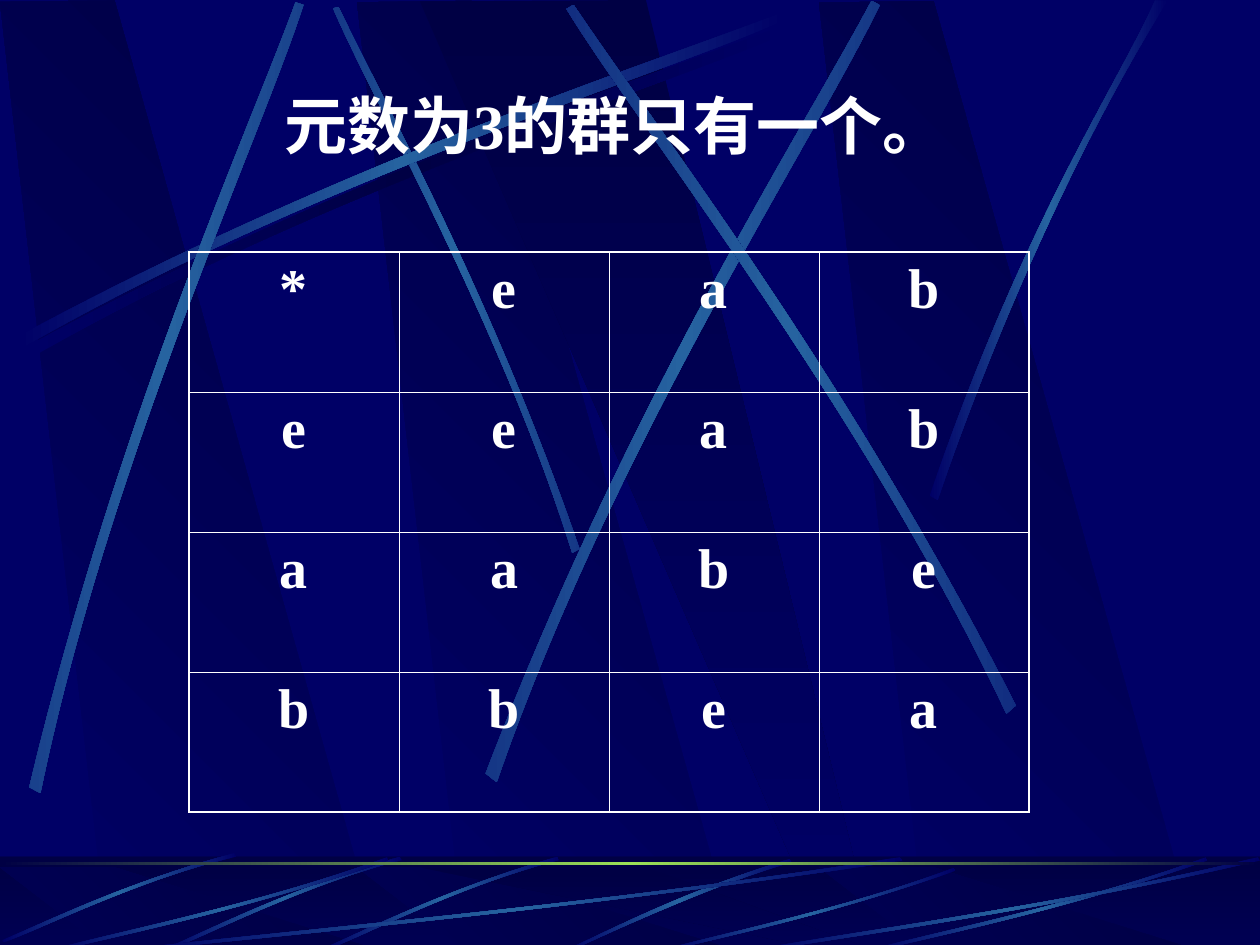
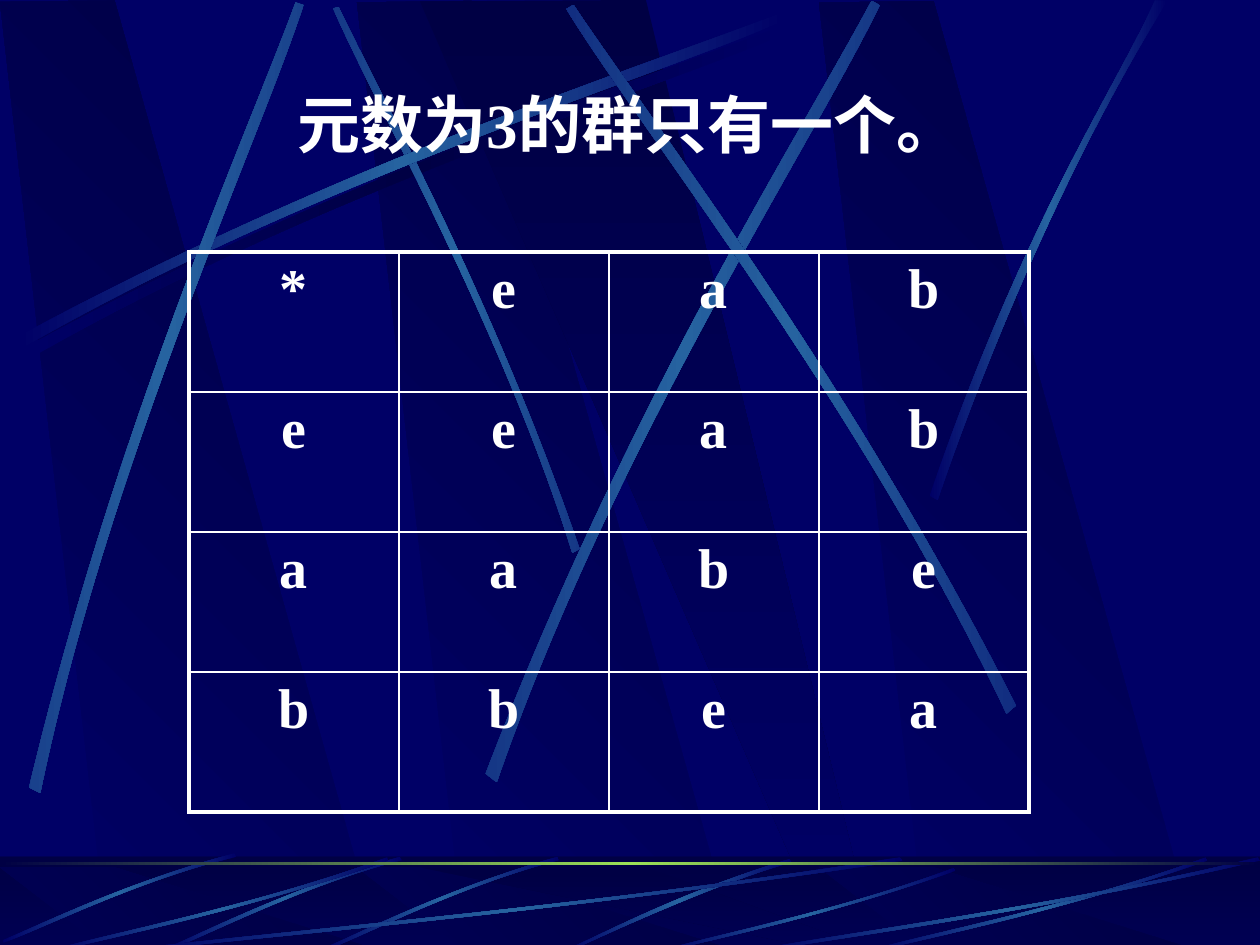
Before and after one commit to autumn529/JLU, a slide deck: slide 105 of 离散数学/课件/6.3子群及其陪集-ou.ppt. Drawn at 1260x945 pixels with LibreOffice and Linux fonts; fonts in the diff are those of the drawing. Boxes give left, top, right and bottom in pixels: in the first picture for what was removed or moved away, otherwise in the second. Text is boxed around its words. In the diff, an @@ line names an element or a change of style, - is before the commit and + after.

```diff
--- a/离散数学/课件/6.3子群及其陪集-ou.ppt
+++ b/离散数学/课件/6.3子群及其陪集-ou.ppt
@@ outline redrawn in 4 elements at [181, 5, 731, 555], [0, 0, 548, 795], [258, 0, 1110, 784], [379, 3, 1201, 716] @@
@@ text "元数为3的群只有一个。": place and size @@
-text "元数为3的群只有一个。" at [284, 85, 946, 164]
+text "元数为3的群只有一个。" at [298, 85, 960, 164]
@@ table at [189, 252, 1031, 811] @@
@@ less space between paragraphs @@
@@ borders changed @@
```
Also in this commit, not shown: 114 other slides changed, 4 other files.
